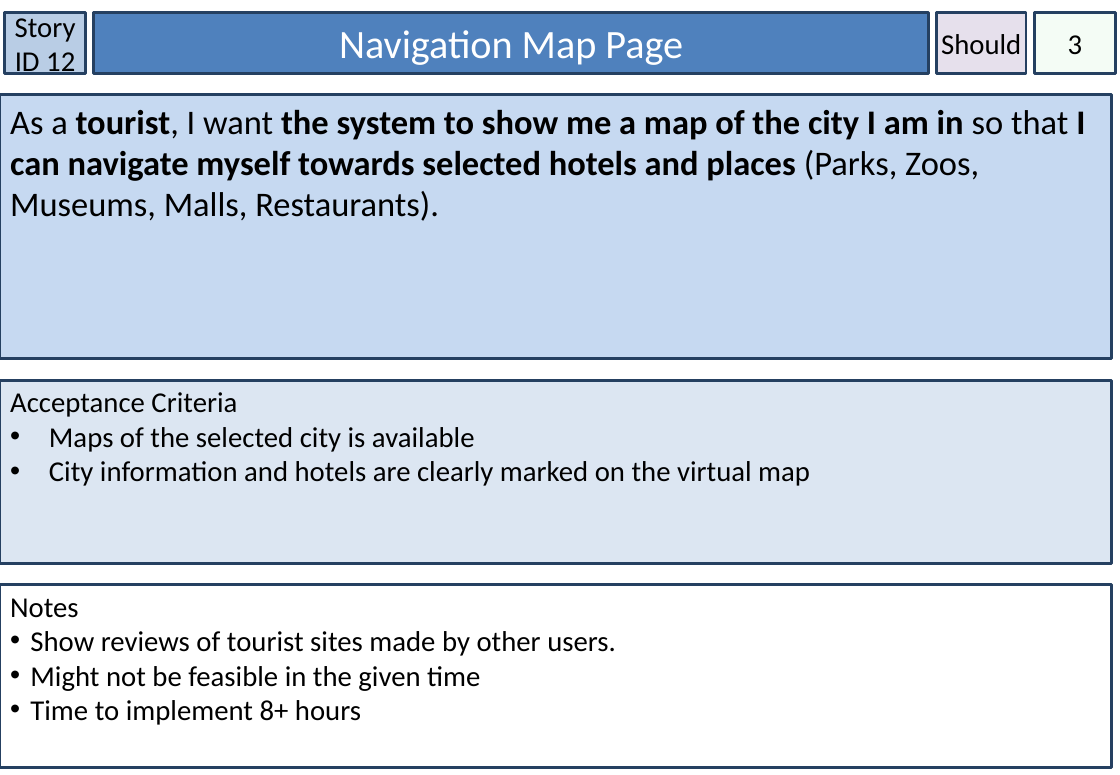
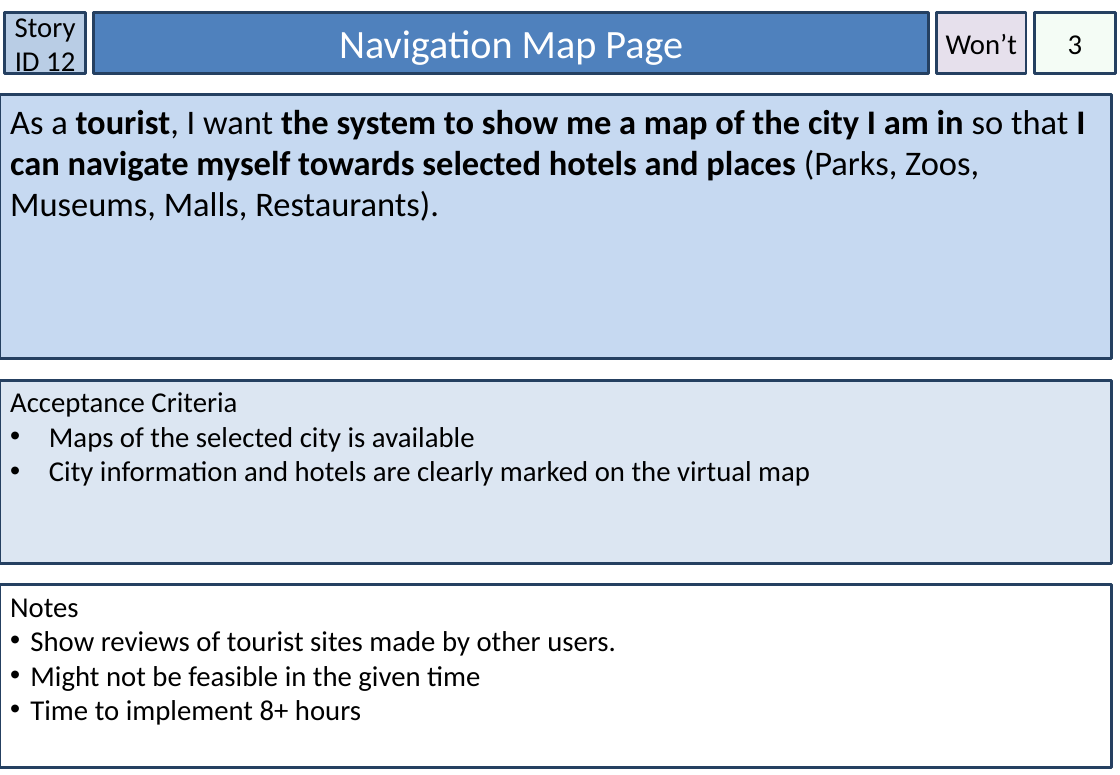
Before and after one commit to amckellar28/I-am-the-Scrub-Master, a slide deck: slide 13 of User_Stories_Reviewed.pptx. Drawn at 1120x775 pixels with LibreOffice and Linux fonts; fonts in the diff are those of the drawing. Boxes give left, top, right and bottom in pixels: in the first picture for what was removed or moved away, otherwise in the second. Text is boxed around its words. In the diff, an @@ line names an element or a change of style, - is before the commit and + after.

```diff
--- a/User_Stories_Reviewed.pptx
+++ b/User_Stories_Reviewed.pptx
@@ text in rectangle at (946, 34, 1017, 55): text changed @@
-Should
+Won’t
```
Also in this commit, not shown: 12 other slides changed, 3 other files.
